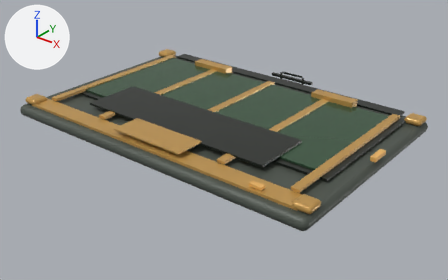
Two versions of the glTF model prototype/public/company-assets/laptop-computer-v1/laptop-computer/rugged-laptop/v1/model.glb, one commit apart.
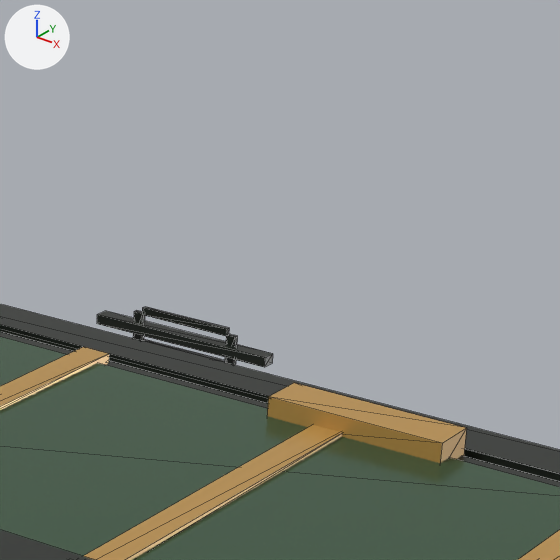
Each version appears first whole from a camera (50 mm lens) standing at (0.542, -0.677, 0.387) and looking at (0.012, -0.015, -0.023), and next in a close-up on the part from 56% to 85% of the width and 0% to 47% of the height. Lighting does not change. The marker at upper left points along +X, +Y and +Z. The first two pictures are the older version. The close-ups show mesh edges as thin lines. Where no turn or scale is listed for an object, it has been applied to the vertices. Vertices at exactly the same position are counted once.

Objects in the first close-up: 'hinge-right', 'keyboard-deck', 'laptop-detail', 'power-port-back', 'rib-0', 'rib-0.11', 'screen-bezel', 'screen-surface', 'usb-frame-top' and 4 more.
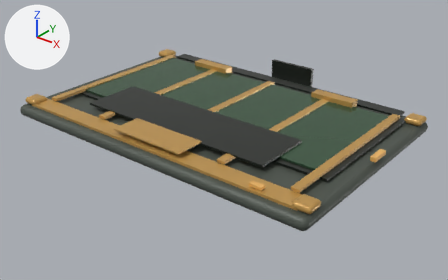
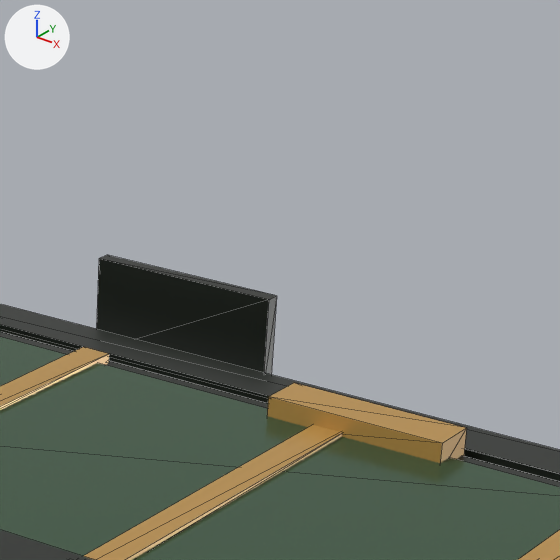
Changed parts and their boxes (x1, y1, x2, y2) in the close-ups (560 x 560 px):
'power-port-back', moved, rescaled
    before: (97, 311, 273, 367)
    after: (97, 255, 277, 375)

The edits, one by one:
me_mesh_8 is used by ob_power_port_back; location (0.0, 0.187, 0.014).
me_mesh_8 had 8 vertices, 12 faces and spanned x -0.04..0.04, y -0.003..0.003, z -0.002..0.002.
me_mesh_8 now has 8 vertices, 12 faces and spans x -0.04..0.04, y -0.003..0.003, z -0.02..0.02.
me_mesh_8 part 1: the whole mesh is scaled about its middle by (1, 1, 10).
Object 'power-port-back' (ob_power_port_back) moves from (0.0, 0.187, 0.014) to (0.0, 0.187, 0.02).
